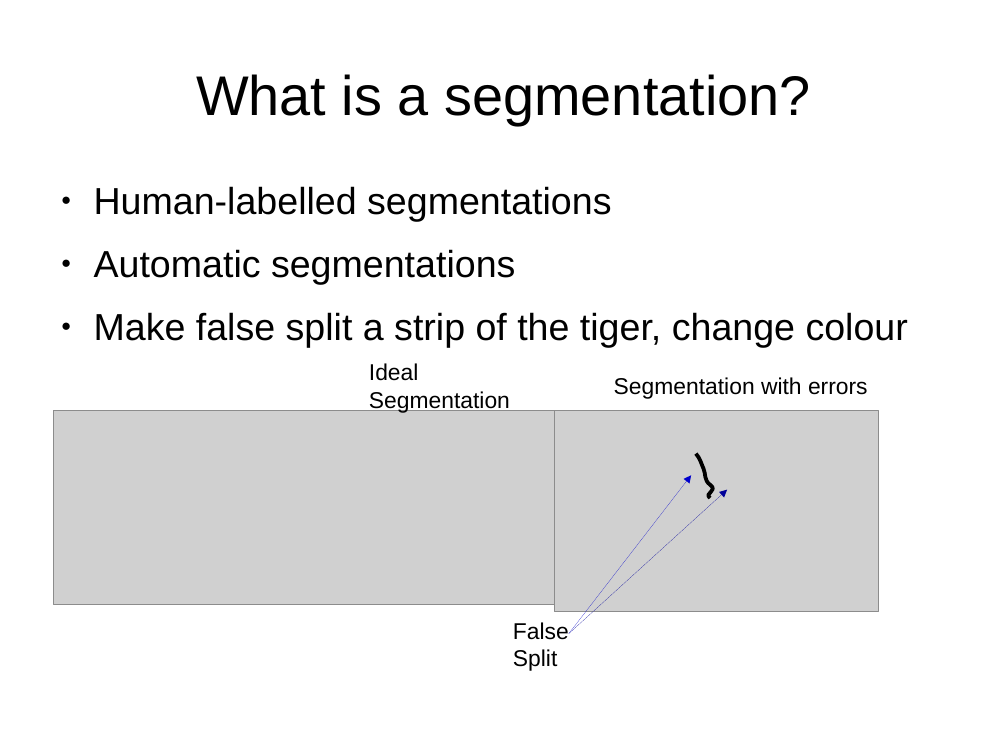
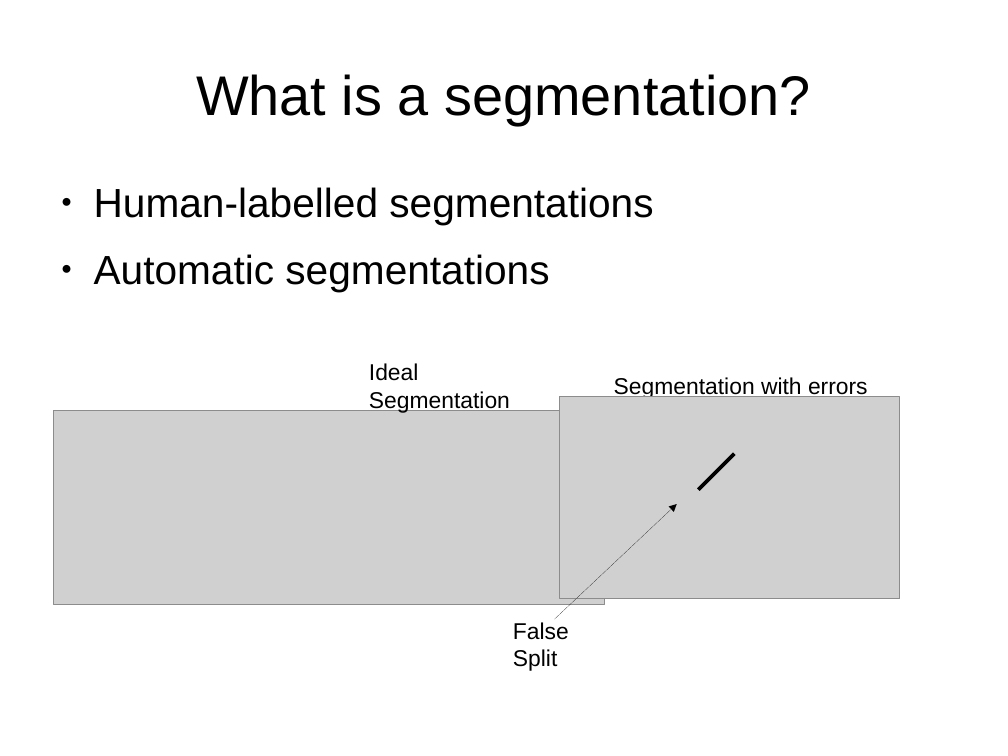
Before and after one commit to JohnnyTeutonic/view_all, a slide deck: slide 3 of Segmentation_Presentation.odp. Drawn at 1008x756 pixels with LibreOffice and Linux fonts; fonts in the diff are those of the drawing; grey boxes stand for pictures. Boxes give left, top, right and bottom in pixels: in the first picture for what was removed or moved away, otherwise in the second. Text is boxed around its words. In the diff, an @@ line names an element or a change of style, - is before the commit and + after.

```diff
--- a/Segmentation_Presentation.odp
+++ b/Segmentation_Presentation.odp
@@ text "Human-labelled segmentations" at [94,187,653,292]: size 29.6 to 32 pt @@
@@ text at [94,312,908,348]: paragraph removed @@
-● Make false split a strip of the tiger, change colour
@@ picture: place and size @@
-picture at [554,411,878,612]
+picture at [560,397,901,599]
@@ freeform shape removed at [696,454,713,499] @@
@@ line added from (699, 489) to (735, 454), #000000 2.83 pt @@
@@ arrow moved from (569, 634) - (692, 476) to (554, 619) - (677, 504) @@
@@ arrow (554, 619) - (677, 504): stroke #0000CC 0 pt to #000000 0 pt @@
@@ arrow removed from (569, 634) to (727, 489) @@
```
Also in this commit, not shown: 9 other slides changed, 3 slides added, 2 slides removed, 4 other files.
